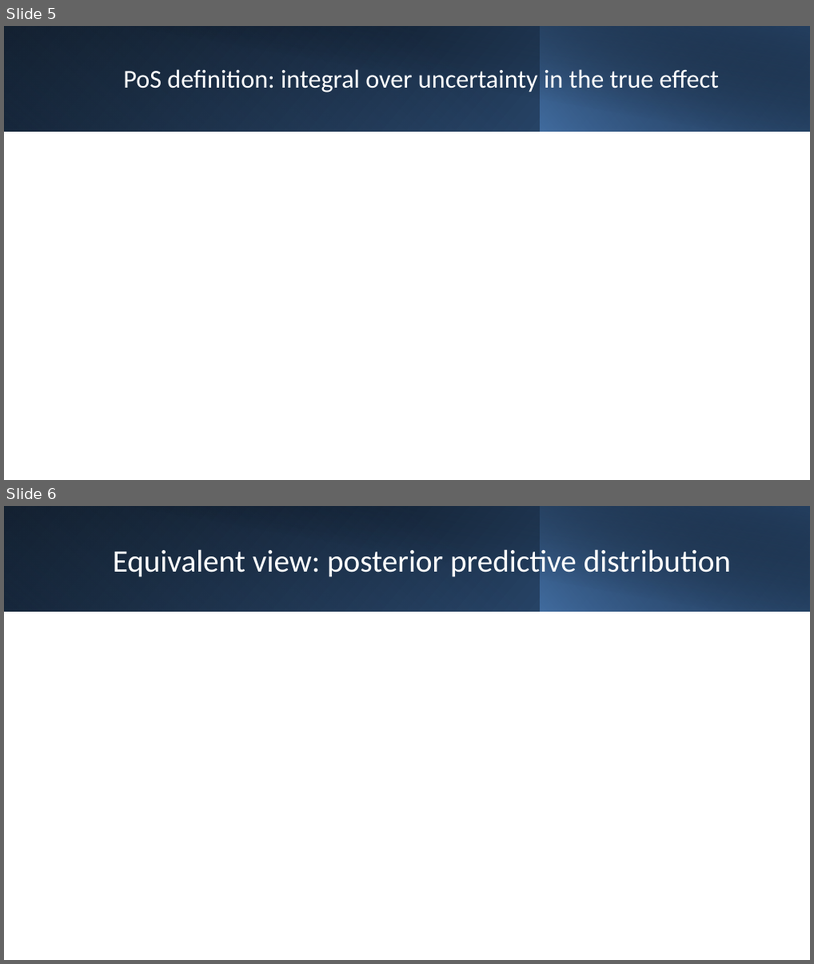
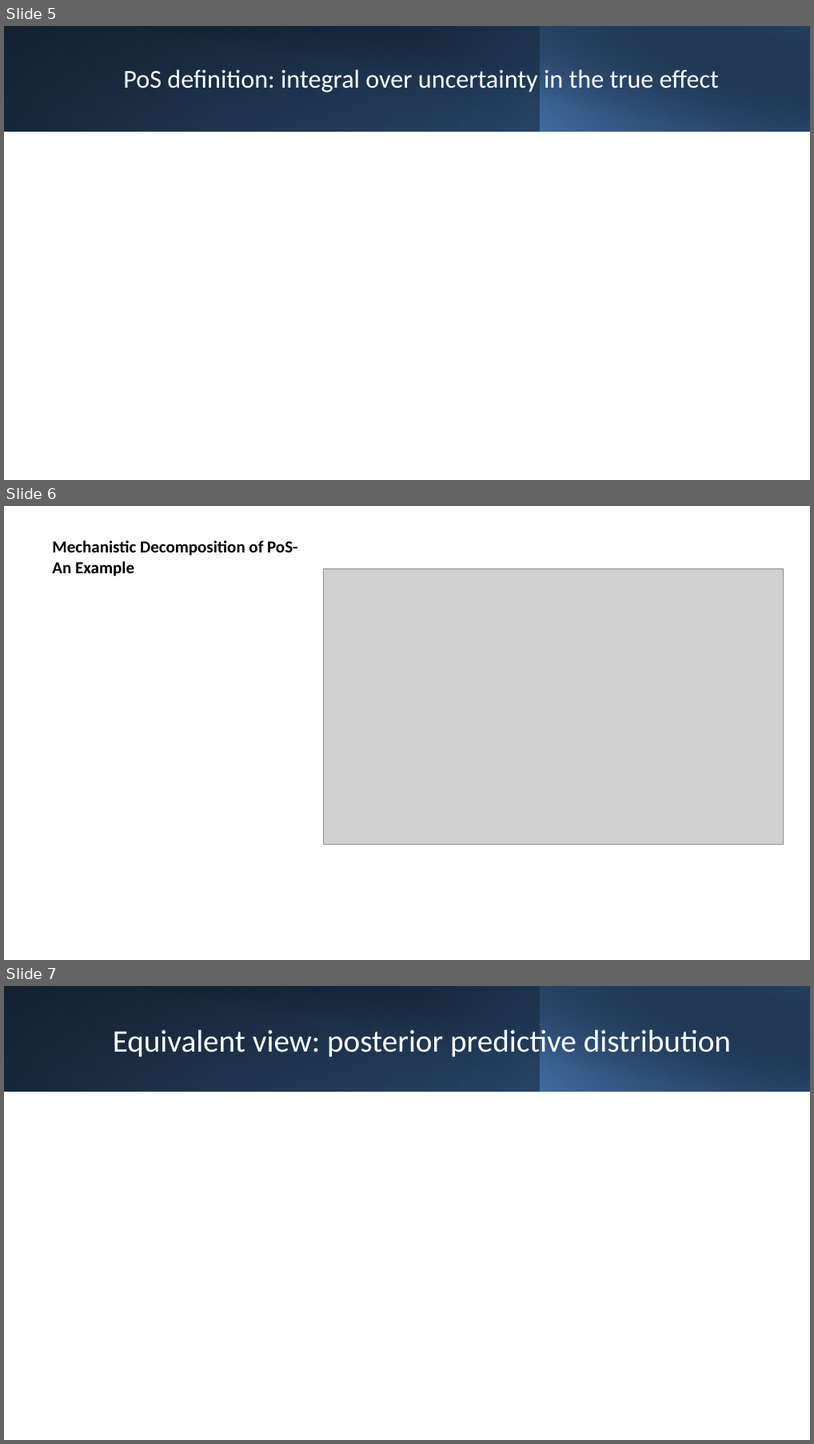
Before and after one commit to JinjieChen19/POS-simulation, a slide deck: PoS draft.pptx. Shown one above the other, each under a label of ours: slides 5 and 6 before the commit, slides 5, 6 and 7 after it. The pictures are 814x964 and 814x1444 pixels, drawn with LibreOffice and Linux fonts; fonts in the diff are those of the drawing; grey boxes stand for pictures. Boxes give left, top, right and bottom in pixels: in the first picture for what was removed or moved away, otherwise in the second. Text is boxed around its words. In the diff, an @@ line names an element or a change of style, - is before the commit and + after.

```diff
--- a/PoS draft.pptx
+++ b/PoS draft.pptx
@@ slide 6 added at (4, 506, 810, 960), background #FFFFFF @@
@@ title added at (52, 540, 298, 576), 15 pt, text #000000, bold @@
+Mechanistic Decomposition of PoS- An Example
@@ picture added at (324, 568, 784, 844) @@
@@ what was slide 6 is now slide 7 @@
```
Also in this commit, not shown: 7 slides changed, 6 other slides added, 1 slide removed, 1 other file.
